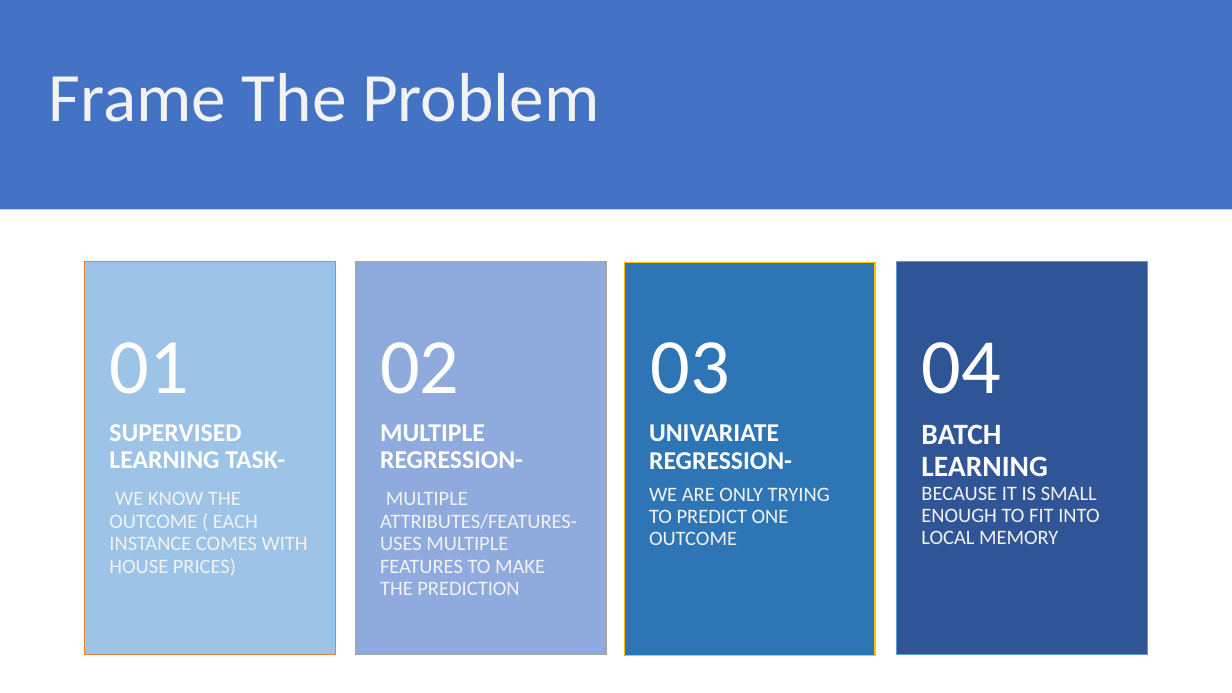
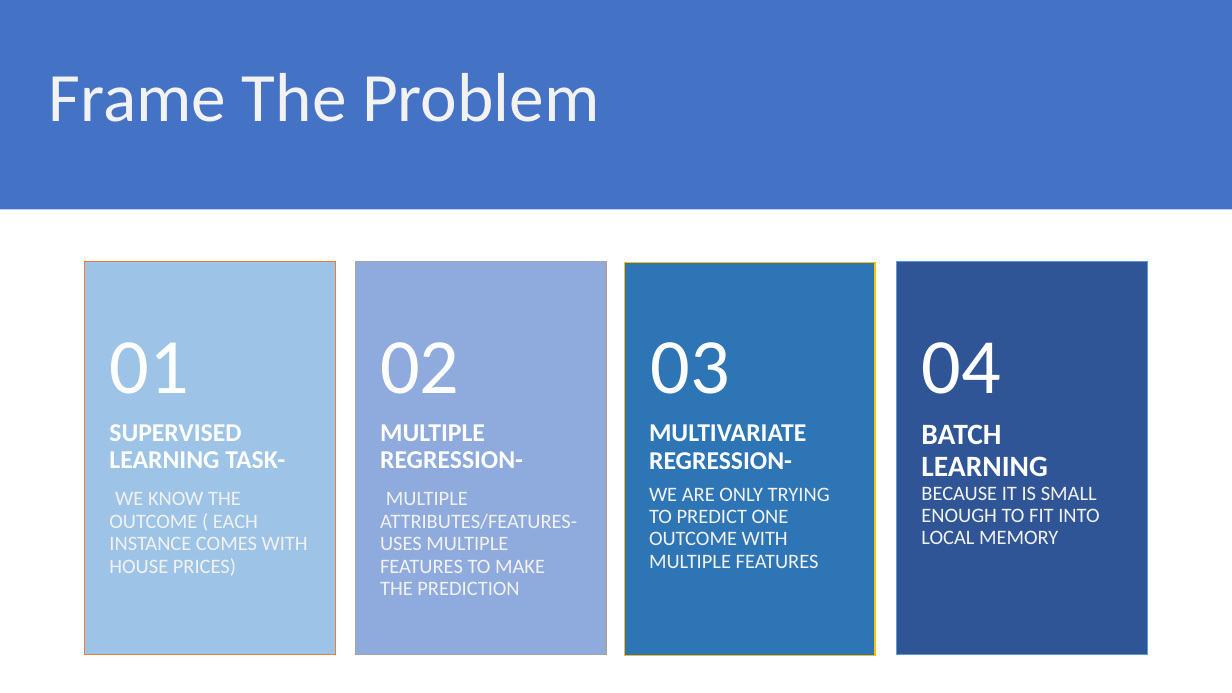
Before and after one commit to pshappycle/Home_Value_Predictor, a slide deck: slide 4 of Presentation/Advanced Regression Techniques To Predict Housing Prices.pptx. Drawn at 1232x693 pixels with LibreOffice and Linux fonts; fonts in the diff are those of the drawing. Boxes give left, top, right and bottom in pixels: in the first picture for what was removed or moved away, otherwise in the second. Text is boxed around its words. In the diff, an @@ line names an element or a change of style, - is before the commit and + after.

```diff
--- a/Presentation/Advanced Regression Techniques To Predict Housing Prices.pptx
+++ b/Presentation/Advanced Regression Techniques To Predict Housing Prices.pptx
@@ text at box(649, 424, 830, 568): text changed @@
-UNIVARIATE REGRESSION-
-WE ARE ONLY TRYING TO PREDICT ONE OUTCOME
+MULTIVARIATE REGRESSION-
+WE ARE ONLY TRYING TO PREDICT ONE OUTCOME WITH MULTIPLE FEATURES
```
Also in this commit, not shown: 7 other files.
